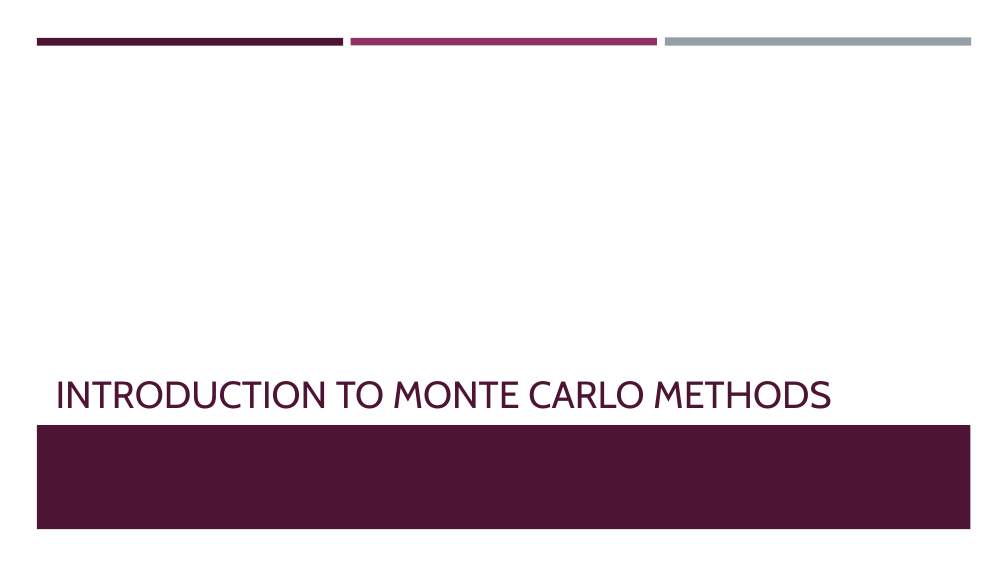
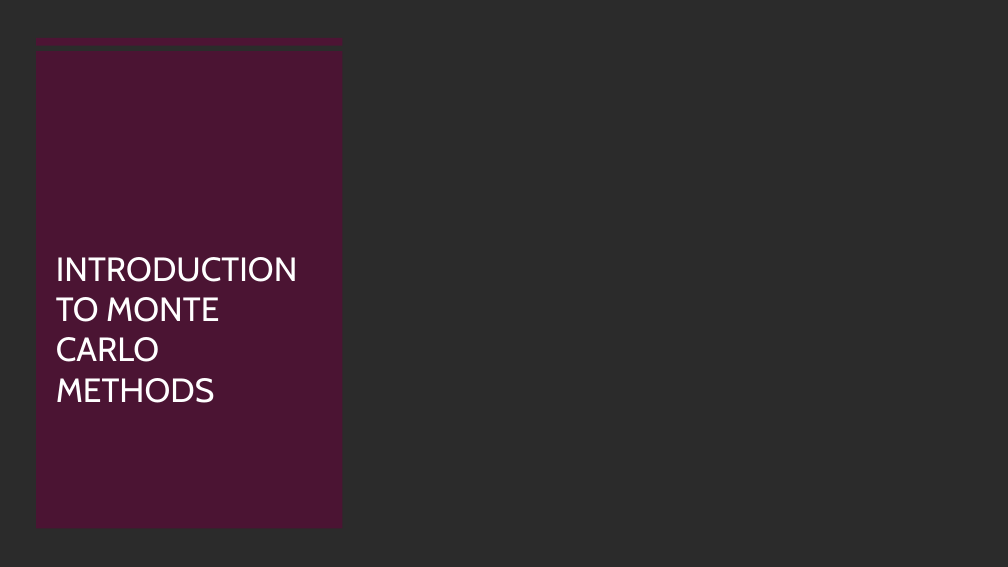
Before and after one commit to eoiniritium/jateb-course-work, a slide deck: slide 2 of presentation.pptx. Drawn at 1008x567 pixels with LibreOffice and Linux fonts; fonts in the diff are those of the drawing; background and template pictures are left out; a plain dark background stands for a picture behind light text. Boxes give left, top, right and bottom in pixels: in the first picture for what was removed or moved away, otherwise in the second. Text is boxed around its words. In the diff, an @@ line names an element or a change of style, - is before the commit and + after.

```diff
--- a/presentation.pptx
+++ b/presentation.pptx
@@ background #FFFFFF to picture (left out) @@
@@ rectangle added at box(0, 0, 1008, 567), fill #FFFFFF @@
@@ rectangle added at box(36, 51, 343, 529), fill #4D1434 at 97% opacity @@
@@ rectangle added at box(36, 38, 343, 45), fill #4D1434 @@
@@ rectangle removed at box(37, 38, 343, 45) @@
@@ rectangle removed at box(351, 38, 657, 45) @@
@@ rectangle removed at box(665, 38, 971, 46) @@
@@ title "INTRODUCTION TO MONTE CARLO METHODS": place and size @@
-title "INTRODUCTION TO MONTE CARLO METHODS" at box(56, 381, 831, 409)
+title "INTRODUCTION TO MONTE CARLO METHODS" at box(56, 257, 298, 403)
@@ title "INTRODUCTION TO MONTE CARLO METHODS" at box(56, 257, 298, 403): size 36 to 32 pt, text colour #4D1434 to #FFFFFF @@
@@ rectangle removed at box(37, 425, 971, 529) @@
```
Also in this commit, not shown: 2 other slides changed, 2 slides added, 1 slide removed.
